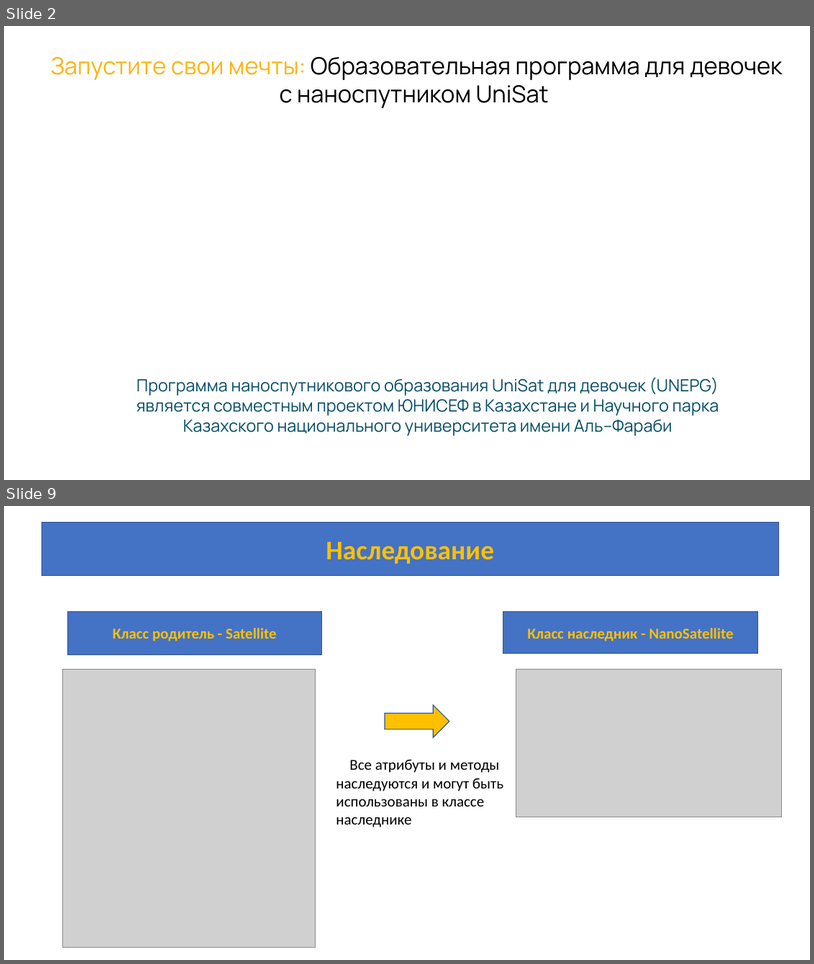
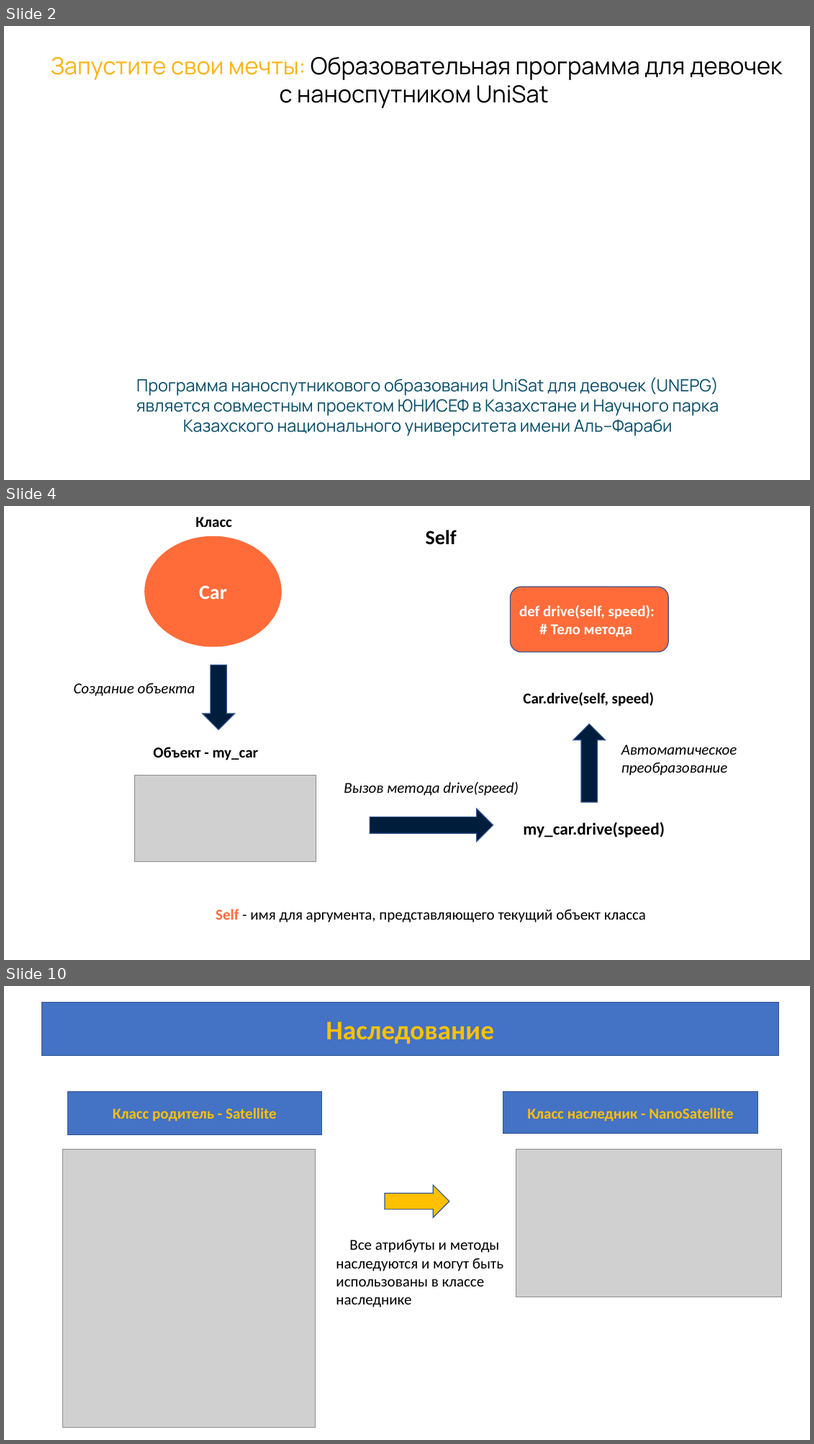
Before and after one commit to azamat7087/python_lessons_ver.2, a slide deck: lesson 7/Lesson_7.pptx. Shown one above the other, each under a label of ours: slides 2 and 9 before the commit, slides 2, 4 and 10 after it; the slides between them are not shown. The pictures are 814x964 and 814x1444 pixels, drawn with LibreOffice and Linux fonts; fonts in the diff are those of the drawing; grey boxes stand for pictures; background and template pictures are left out. Boxes give left, top, right and bottom in pixels: in the first picture for what was removed or moved away, otherwise in the second. Text is boxed around its words. In the diff, an @@ line names an element or a change of style, - is before the commit and + after.

```diff
--- a/lesson 7/Lesson_7.pptx
+++ b/lesson 7/Lesson_7.pptx
@@ slide 4 added at <box>4,506,810,960</box>, background #FFFFFF @@
@@ text added at <box>196,517,232,527</box>, 18 pt, text #000000, bold @@
+Класс
@@ ellipse added at <box>145,536,281,646</box>, fill #FF6C3A, outline #FF6C3A 1 pt, 24 pt, text #FFFFFF, bold @@
+Car
@@ text added at <box>426,530,457,545</box>, 24 pt, text #000000, bold @@
+Self
@@ rounded rectangle added at <box>510,587,669,651</box>, fill #FF6C3A, outline #325491 1 pt, 18 pt, text #FFFFFF, bold @@
+def drive(self, speed):
+# Тело метода
@@ down arrow added at <box>203,665,234,730</box>, fill #001D3C, outline #325491 1 pt @@
@@ text added at <box>74,682,196,696</box>, 18 pt, text #000000, italic @@
+Создание объекта
@@ text added at <box>523,692,655,706</box>, 18 pt, text #000000, bold @@
+Car.drive(self, speed)
@@ down arrow added at <box>574,723,605,802</box>, fill #001D3C, outline #325491 1 pt @@
@@ text added at <box>153,746,259,760</box>, 18 pt, text #000000, bold @@
+Объект - my_car
@@ text added at <box>622,744,738,775</box>, 18 pt, text #000000, italic @@
+Автоматическое преобразование
@@ picture added at <box>134,775,316,862</box> @@
@@ text added at <box>344,782,519,795</box>, 18 pt, text #000000, italic @@
+Вызов метода drive(speed)
@@ down arrow added at <box>370,808,494,841</box>, fill #001D3C, outline #325491 1 pt @@
@@ text added at <box>523,822,665,837</box>, 20 pt, text #000000, bold @@
+my_car.drive(speed)
@@ text added at <box>216,908,646,922</box>, 18 pt, text #000000 @@
+Self - имя для аргумента, представляющего текущий объект класса
@@ what was slide 9 is now slide 10 @@
```
Also in this commit, not shown: 1 slide changed, 6 other slides added.
